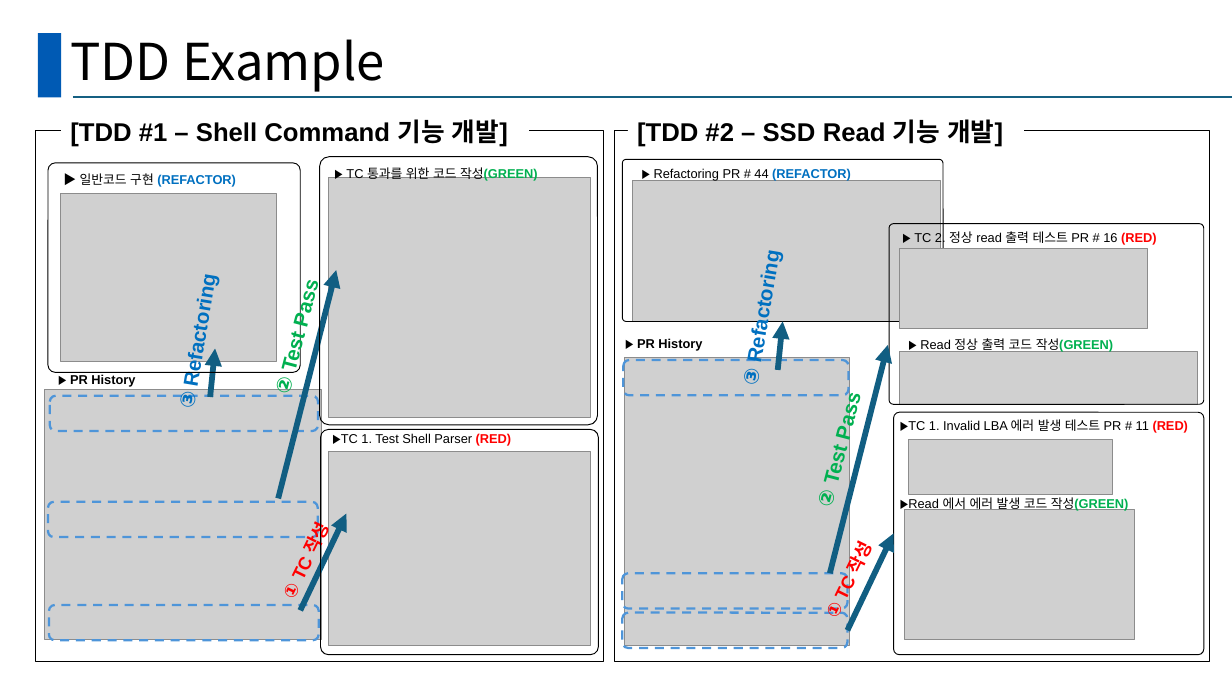
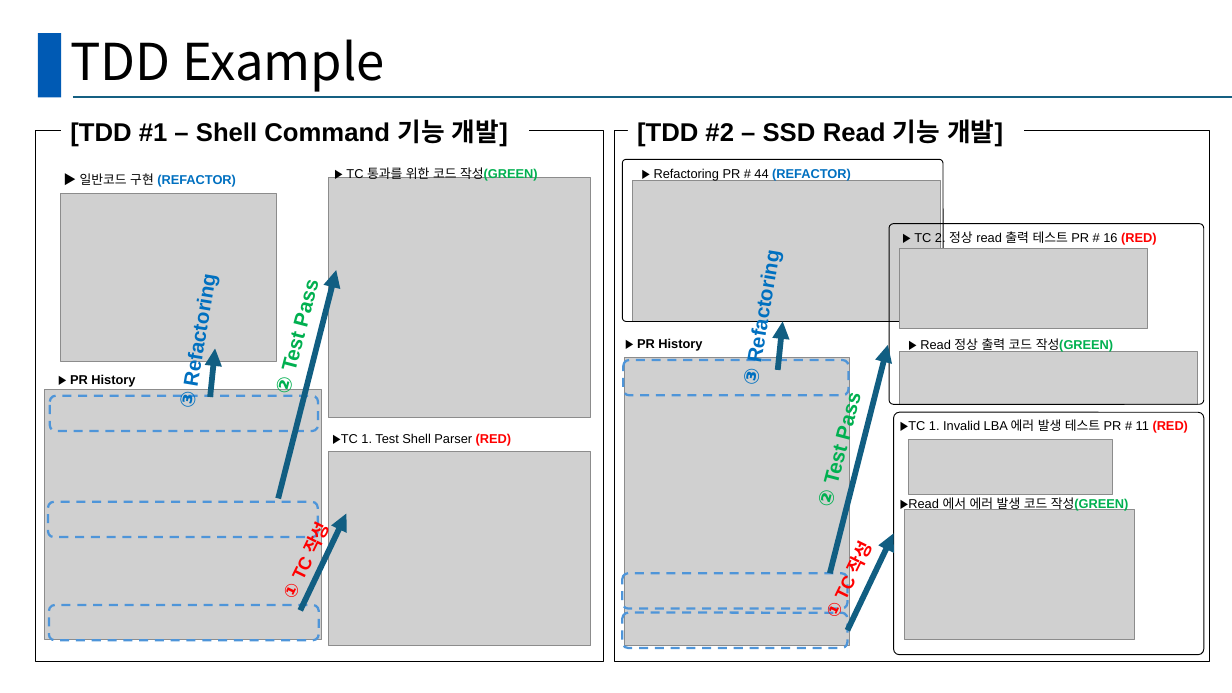
Before and after one commit to Hyominii/ssd, a slide deck: slide 7 of SSD_B_BestReviewer.pptx. Drawn at 1232x693 pixels with LibreOffice and Linux fonts; fonts in the diff are those of the drawing; grey boxes stand for pictures. Boxes give left, top, right and bottom in pixels: in the first picture for what was removed or moved away, otherwise in the second. Text is boxed around its words. In the diff, an @@ line names an element or a change of style, - is before the commit and + after.

```diff
--- a/SSD_B_BestReviewer.pptx
+++ b/SSD_B_BestReviewer.pptx
@@ rounded rectangle removed at (48,163,300,372) @@
@@ rounded rectangle removed at (320,157,598,425) @@
@@ rounded rectangle removed at (321,430,599,655) @@
```
Also in this commit, not shown: 7 other slides changed, 1 slide added.
